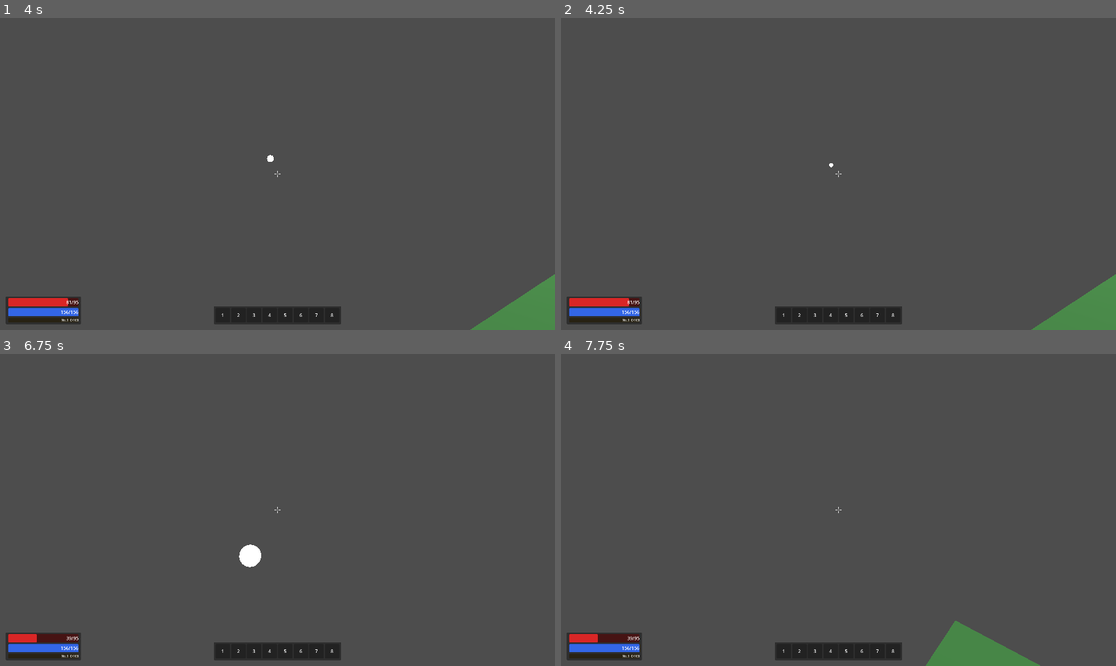
Above: before the commit, frames 1-4 (two rows, left to right).
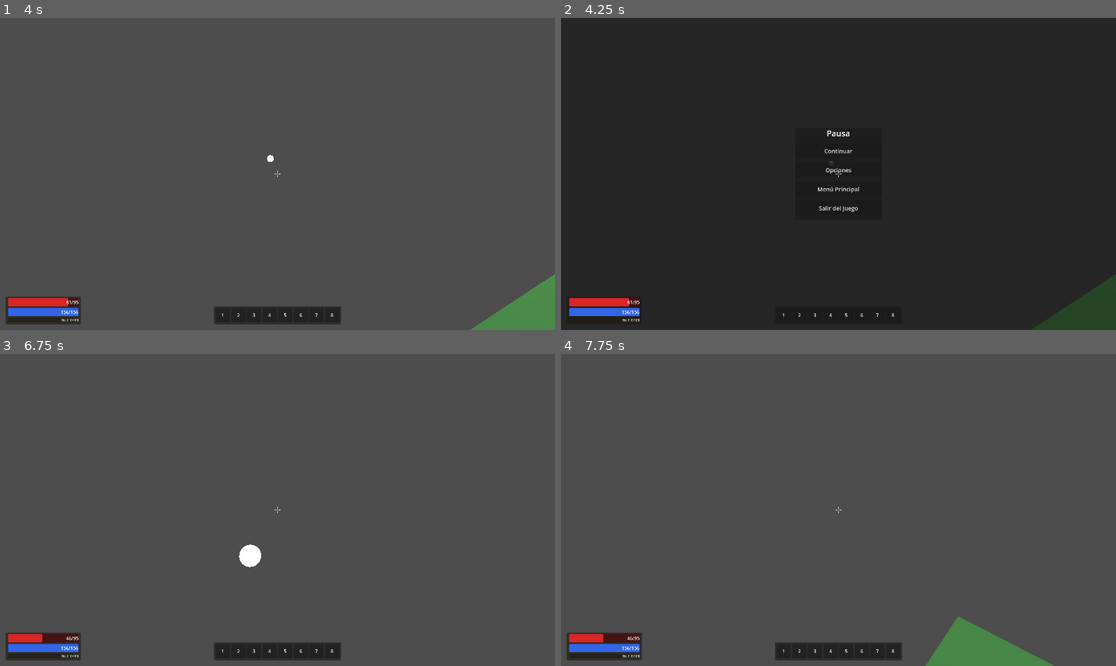
Above: after the commit, the same moments.

Repository: Jouyancito/another-game-of-dungeon
Game: Godot game, scene res://scenes/main/main.tscn
Two runs of this game, one before a commit and one after it. Both use one fixed random seed, a clock stepped at 60 frames per second and the inputs below. This scene is started directly instead of the project's main scene.
Inputs (mouse positions are in pixels of both pictures, inside the frame that each line leads up to):
- Up to frame 1 (4 s): tap Enter at 0.5, 3.5 s; move the mouse to (305, 174) at 0.52 s; hold W (move_forward) from 0.53 s (still down); tap R at 0.6, 2.85 s; click (305, 174) at 0.67 s; tap Space (jump) at 0.77, 1.52, 2.75, 3.02, 3.77 s; move the mouse to (249, 174) at 1.27 s; tap Ctrl at 1.35 s; click (249, 174) at 1.42 s; move the mouse to (288, 167) at 2.02 s; hold Shift 2.03-2.78 s; click (288, 167) at 2.17 s; move the mouse to (271, 180) at 2.77 s; click (271, 180) at 2.92 s; move the mouse to (316, 177) at 3.52 s; hold Ctrl from 3.53 s (still down); click (316, 177) at 3.67 s
- Up to frame 2 (4.25 s): keep holding W (move_forward); keep holding Ctrl; tap Escape (ui_cancel) at 4.15 s
- Up to frame 3 (6.75 s): release W (move_forward) at 4.25 s; release Ctrl at 4.25 s; click (277, 488) at 4.25 s, where only the run after the commit has a clickable "Continuar"; tap Space (jump) at 5, 5.27 s; move the mouse to (233, 506) at 5.02 s; hold W (move_forward) 5.03-6.53 s; tap Shift at 5.1 s; click (233, 506) at 5.17 s; move the mouse to (283, 510) at 5.77 s; tap R at 5.85 s; click (283, 510) at 5.92 s; tap Enter at 6.5 s; move the mouse to (255, 503) at 6.52 s; hold D (move_right) from 6.53 s (still down); tap Ctrl at 6.6 s; click (255, 503) at 6.67 s
- Up to frame 4 (7.75 s): tap Space (jump) at 6.77, 7.52 s; move the mouse to (866, 510) at 7.27 s; release D (move_right) at 7.28 s; hold W (move_forward) from 7.28 s (still down); hold Shift from 7.28 s (still down); click (866, 510) at 7.42 s

Frame 1 is identical in both runs. In frame 2, 97% of the frame differs, in the area x 0-100%, y 0-100%; in frame 3, less than 0.1%; in frame 4, 0.4%.

Commit message:
feat: add back buttons on all screens and pause menu with Escape

Diff:
--- a/game/scenes/main/main.gd
+++ b/game/scenes/main/main.gd
@@ -1,8 +1,14 @@
 extends Node3D
 
 const FALLBACK_SCENE := "res://scenes/player/player.tscn"
+var pause_menu_scene: PackedScene = preload("res://scenes/ui/pause_menu.tscn")
 
 func _ready() -> void:
+	# Agregar menú de pausa
+	var pause_menu = pause_menu_scene.instantiate()
+	add_child(pause_menu)
+
+	# Instanciar al jugador según la clase elegida
 	var class_path = GameManager.selected_class_scene
 	if not ResourceLoader.exists(class_path):
 		push_error("main.gd: escena no encontrada: " + class_path + " — usando fallback")
--- a/game/scenes/player/base_player.gd
+++ b/game/scenes/player/base_player.gd
@@ -112,9 +112,6 @@
 
 	if is_dead:
 		return
-
-	if event.is_action_pressed("ui_cancel"):
-		Input.mouse_mode = Input.MOUSE_MODE_VISIBLE
 
 	# Atacar — cada clase maneja el input de ataque
 	if event is InputEventMouseButton and event.button_index == MOUSE_BUTTON_LEFT:
--- a/game/scenes/ui/class_selector.gd
+++ b/game/scenes/ui/class_selector.gd
@@ -30,6 +30,9 @@
 	$CenterContainer/VBoxContainer/BtnArquero.pressed.connect(func() -> void: _select_class("Arquero"))
 	$CenterContainer/VBoxContainer/BtnNigromante.pressed.connect(func() -> void: _select_class("Nigromante"))
 	$CenterContainer/VBoxContainer/BtnClerigo.pressed.connect(func() -> void: _select_class("Clérigo"))
+	$CenterContainer/VBoxContainer/BtnVolver.pressed.connect(func() -> void:
+		get_tree().change_scene_to_file("res://scenes/ui/character_select.tscn")
+	)
 
 
 func _unique_character_name(display_name: String) -> String:
--- a/game/scenes/ui/class_selector.tscn
+++ b/game/scenes/ui/class_selector.tscn
@@ -45,3 +45,8 @@
 custom_minimum_size = Vector2(300, 60)
 text = "Clérigo"
 theme_override_font_sizes/font_size = 24
+
+[node name="BtnVolver" type="Button" parent="CenterContainer/VBoxContainer"]
+custom_minimum_size = Vector2(200, 50)
+text = "Volver"
+theme_override_font_sizes/font_size = 20
--- /dev/null
+++ b/game/scenes/ui/pause_menu.gd
@@ -0,0 +1,46 @@
+extends Control
+
+func _ready() -> void:
+	visible = false
+	$PanelContainer/VBoxContainer/BtnContinuar.pressed.connect(_on_continuar)
+	$PanelContainer/VBoxContainer/BtnOpciones.pressed.connect(_on_opciones)
+	$PanelContainer/VBoxContainer/BtnMenuPrincipal.pressed.connect(_on_menu_principal)
+	$PanelContainer/VBoxContainer/BtnSalir.pressed.connect(_on_salir)
+
+
+func _unhandled_input(event: InputEvent) -> void:
+	if event.is_action_pressed("ui_cancel"):
+		if visible:
+			_resume()
+		else:
+			_pause()
+		get_viewport().set_input_as_handled()
+
+
+func _pause() -> void:
+	visible = true
+	get_tree().paused = true
+	Input.mouse_mode = Input.MOUSE_MODE_VISIBLE
+
+
+func _resume() -> void:
+	visible = false
+	get_tree().paused = false
+	Input.mouse_mode = Input.MOUSE_MODE_CAPTURED
+
+
+func _on_continuar() -> void:
+	_resume()
+
+
+func _on_opciones() -> void:
+	pass # Próximamente
+
+
+func _on_menu_principal() -> void:
+	get_tree().paused = false
+	get_tree().change_scene_to_file("res://scenes/ui/main_menu.tscn")
+
+
+func _on_salir() -> void:
+	get_tree().quit()
--- /dev/null
+++ b/game/scenes/ui/pause_menu.tscn
@@ -0,0 +1,52 @@
+[gd_scene format=3]
+
+[ext_resource type="Script" path="res://scenes/ui/pause_menu.gd" id="1_pause"]
+
+[node name="PauseMenu" type="Control"]
+anchor_right = 1.0
+anchor_bottom = 1.0
+process_mode = 3
+script = ExtResource("1_pause")
+
+[node name="DimBackground" type="ColorRect" parent="."]
+anchor_right = 1.0
+anchor_bottom = 1.0
+color = Color(0.0, 0.0, 0.0, 0.5)
+
+[node name="PanelContainer" type="PanelContainer" parent="."]
+anchor_left = 0.5
+anchor_top = 0.5
+anchor_right = 0.5
+anchor_bottom = 0.5
+offset_left = -150.0
+offset_top = -160.0
+offset_right = 150.0
+offset_bottom = 160.0
+
+[node name="VBoxContainer" type="VBoxContainer" parent="PanelContainer"]
+theme_override_constants/separation = 16
+
+[node name="Title" type="Label" parent="PanelContainer/VBoxContainer"]
+text = "Pausa"
+horizontal_alignment = 1
+theme_override_font_sizes/font_size = 28
+
+[node name="BtnContinuar" type="Button" parent="PanelContainer/VBoxContainer"]
+custom_minimum_size = Vector2(250, 50)
+text = "Continuar"
+theme_override_font_sizes/font_size = 20
+
+[node name="BtnOpciones" type="Button" parent="PanelContainer/VBoxContainer"]
+custom_minimum_size = Vector2(250, 50)
+text = "Opciones"
+theme_override_font_sizes/font_size = 20
+
+[node name="BtnMenuPrincipal" type="Button" parent="PanelContainer/VBoxContainer"]
+custom_minimum_size = Vector2(250, 50)
+text = "Menú Principal"
+theme_override_font_sizes/font_size = 20
+
+[node name="BtnSalir" type="Button" parent="PanelContainer/VBoxContainer"]
+custom_minimum_size = Vector2(250, 50)
+text = "Salir del Juego"
+theme_override_font_sizes/font_size = 20
